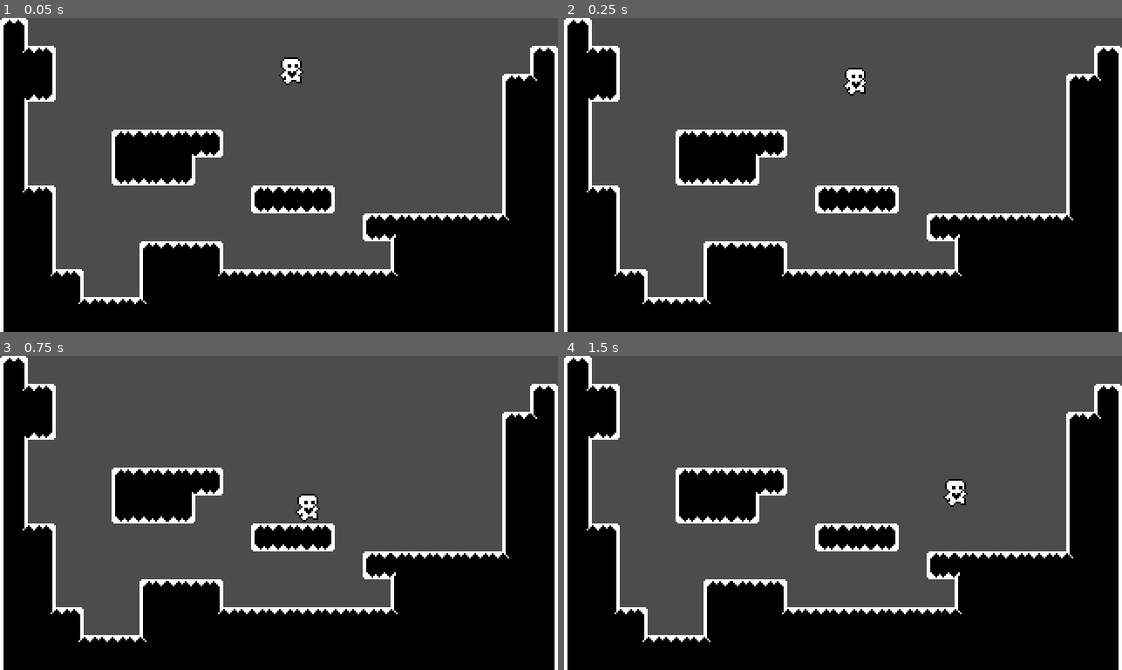
Above: before the commit, frames 1-4 (two rows, left to right).
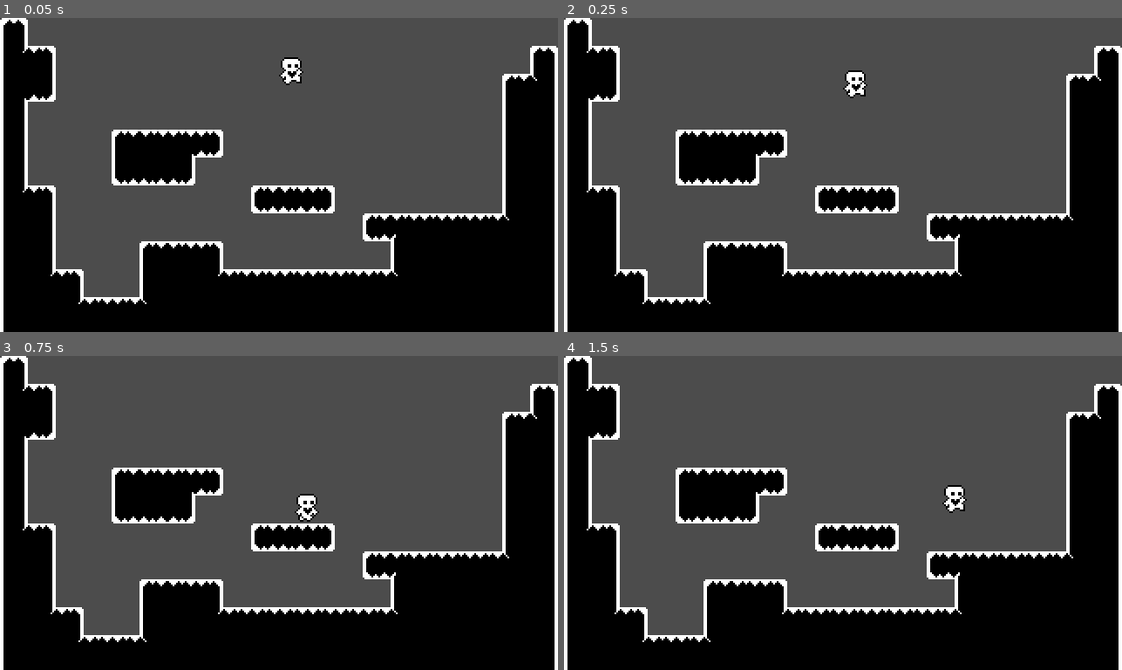
Above: after the commit, the same moments.

Repository: uheartbeast/simple--heart-platformer
Game: Godot game, scene res://World.tscn
Same seed, same stepped clock (60 frames per second), same inputs: the game is played once before the commit and once after it.
Inputs:
- Up to frame 1 (0.05 s): no input
- Up to frame 2 (0.25 s): no input
- Up to frame 3 (0.75 s): hold Right (ui_right) from 0.53 s (still down)
- Up to frame 4 (1.5 s): keep holding Right (ui_right); tap Up (ui_up) at 0.77 s

Frame 1 is identical in both runs. In frame 2, 0.2% of the frame differs, in the area x 50-55%, y 15-26%; in frame 3, 0.1%; in frame 4, 0.3%, in the area x 67-73%, y 39-50%.

Commit message:
Added some modifications based on comments and some experimentation.

Diff:
--- a/Player.gd
+++ b/Player.gd
@@ -1,11 +1,12 @@
 extends KinematicBody2D
 
-const ACCELERATION = 512
+const TARGET_FPS = 60
+const ACCELERATION = 8
 const MAX_SPEED = 64
-const FRICTION = 0.25
-const AIR_RESISTANCE = 0.02
-const GRAVITY = 200
-const JUMP_FORCE = 128
+const FRICTION = 10
+const AIR_RESISTANCE = 1
+const GRAVITY = 4
+const JUMP_FORCE = 140
 
 var motion = Vector2.ZERO
 
@@ -17,17 +18,17 @@
 
 	if x_input != 0:
 		animationPlayer.play("Run")
-		motion.x += x_input * ACCELERATION * delta
+		motion.x += x_input * ACCELERATION * delta * TARGET_FPS
 		motion.x = clamp(motion.x, -MAX_SPEED, MAX_SPEED)
 		sprite.flip_h = x_input < 0
 	else:
 		animationPlayer.play("Stand")
 
-	motion.y += GRAVITY * delta
+	motion.y += GRAVITY * delta * TARGET_FPS
 
 	if is_on_floor():
 		if x_input == 0:
-			motion.x = lerp(motion.x, 0, FRICTION)
+			motion.x = lerp(motion.x, 0, FRICTION * delta)
 
 		if Input.is_action_just_pressed("ui_up"):
 			motion.y = -JUMP_FORCE
@@ -38,6 +39,6 @@
 			motion.y = -JUMP_FORCE/2
 
 		if x_input == 0:
-			motion.x = lerp(motion.x, 0, AIR_RESISTANCE)
+			motion.x = lerp(motion.x, 0, AIR_RESISTANCE * delta)
 
 	motion = move_and_slide(motion, Vector2.UP)
--- a/project.godot
+++ b/project.godot
@@ -30,4 +30,5 @@
 
 [rendering]
 
+quality/2d/gles2_use_nvidia_rect_flicker_workaround=true
 environment/default_environment="res://default_env.tres"
